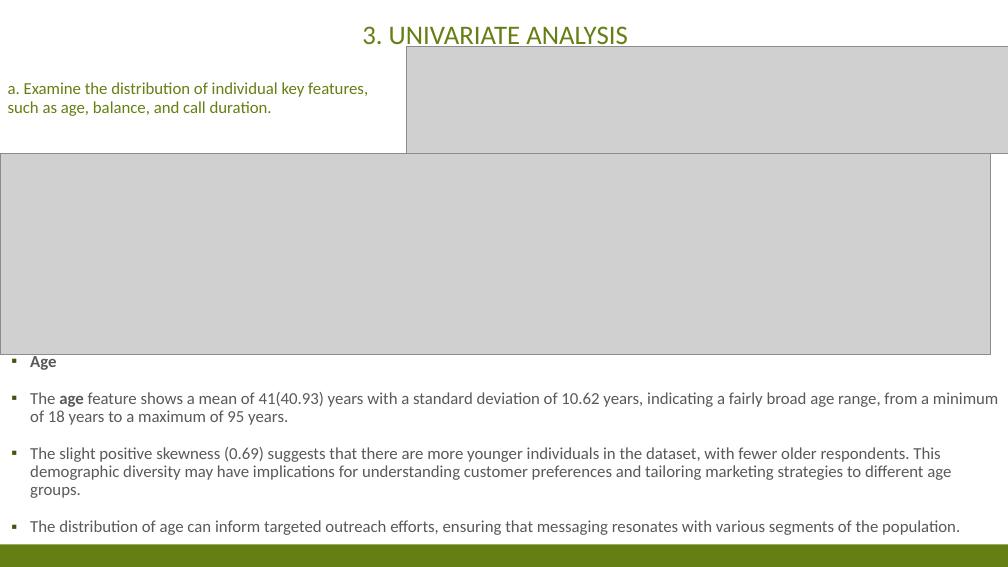
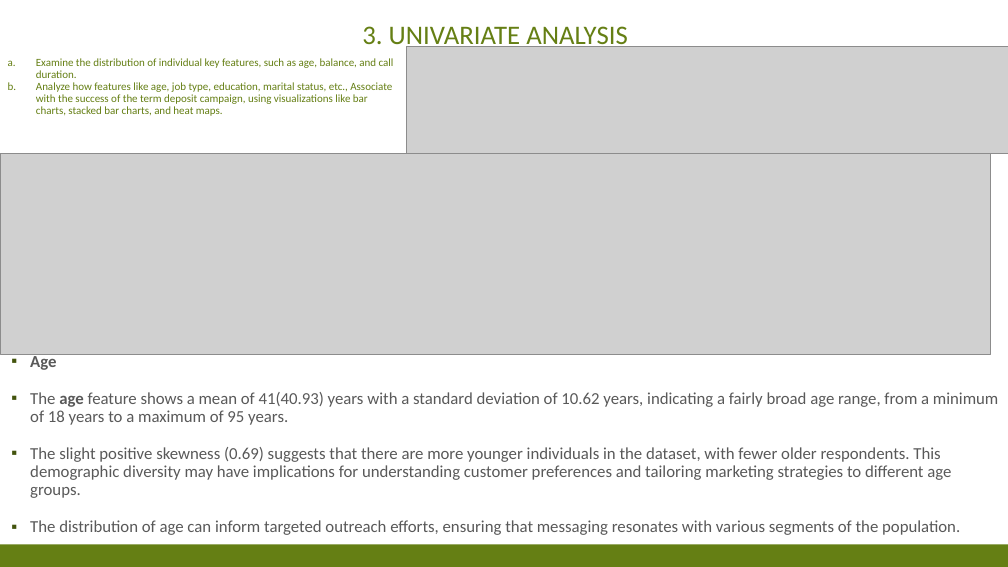
Before and after one commit to Karanbhanushali007/Python_Bank_Data, a slide deck: slide 5 of KaranBhanushali_ABADS_B13.pptx. Drawn at 1008x567 pixels with LibreOffice and Linux fonts; fonts in the diff are those of the drawing; grey boxes stand for pictures. Boxes give left, top, right and bottom in pixels: in the first picture for what was removed or moved away, otherwise in the second. Text is boxed around its words. In the diff, an @@ line names an element or a change of style, - is before the commit and + after.

```diff
--- a/KaranBhanushali_ABADS_B13.pptx
+++ b/KaranBhanushali_ABADS_B13.pptx
@@ text at (x1=36, y1=58, x2=394, y2=116): text changed; size 16 to 10.5 pt @@
-a. Examine the distribution of individual key features, such as age, balance, and call duration.
+a. Examine the distribution of individual key features, such as age, balance, and call duration.
+b. Analyze how features like age, job type, education, marital status, etc., Associate with the success of the term deposit campaign, using visualizations like bar charts, stacked bar charts, and heat maps.
```
Also in this commit, not shown: 2 other slides changed.
